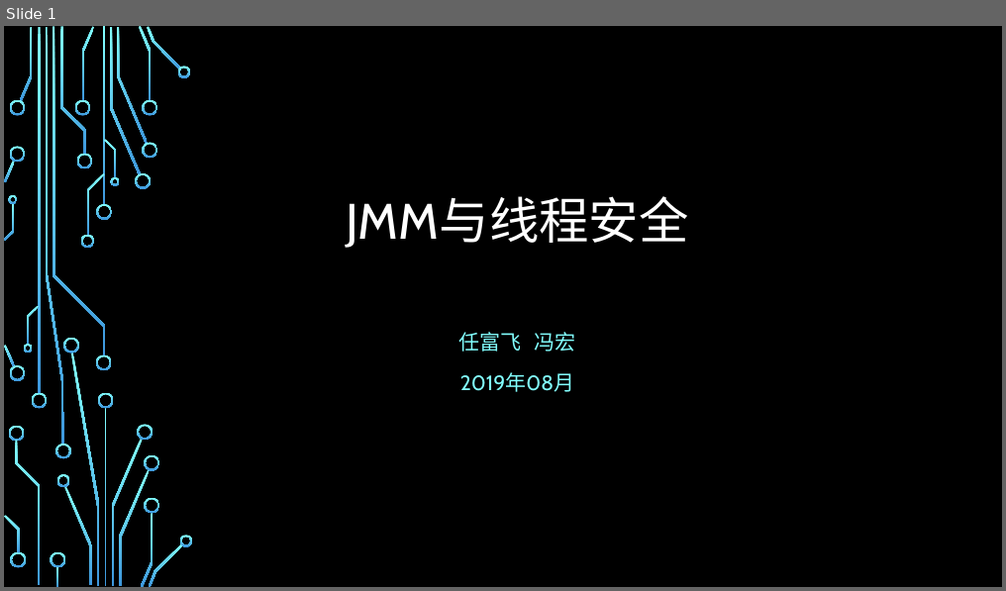
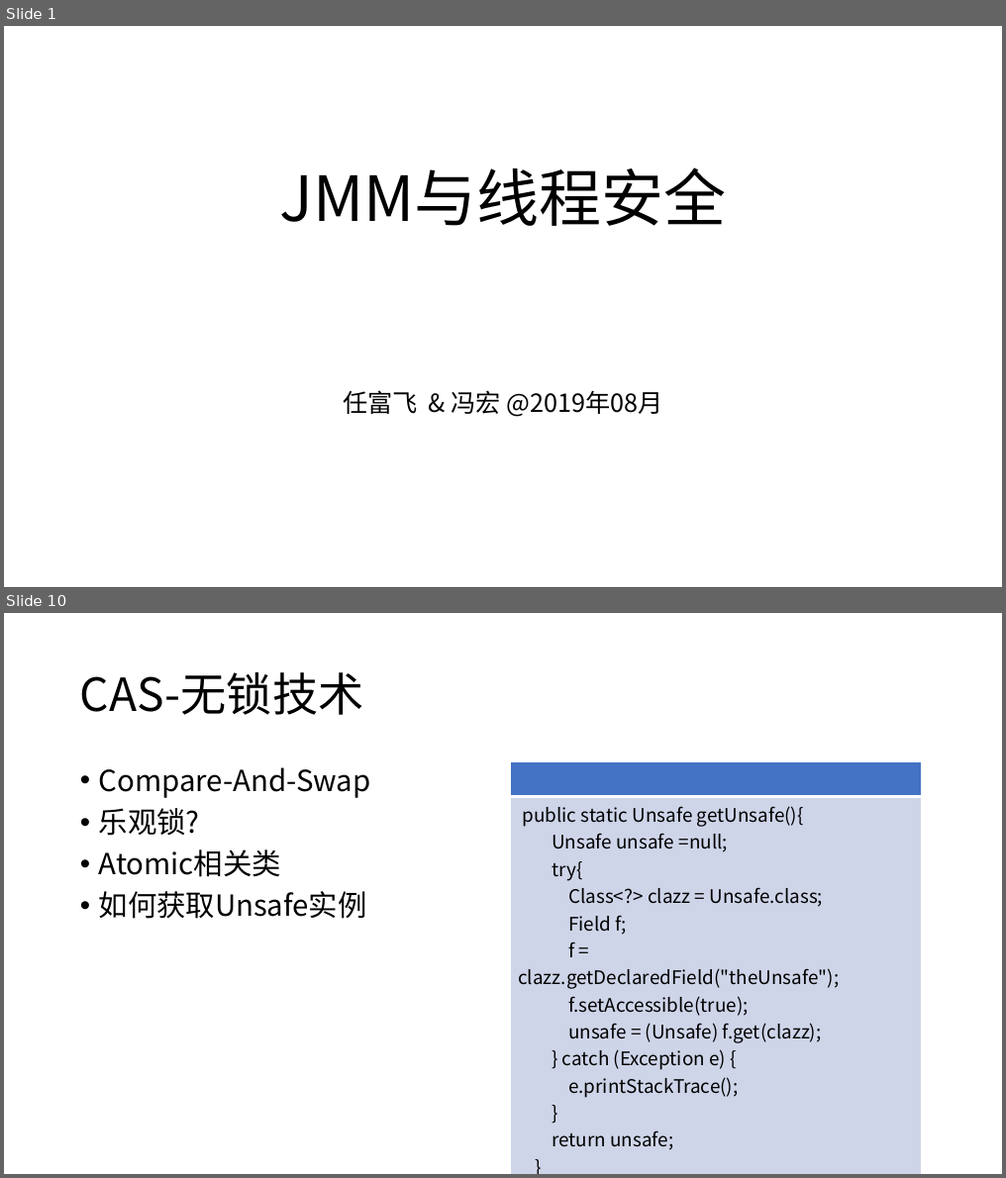
Before and after one commit to cncounter/translation, a slide deck: tiemao_2019/25_jvm_toc/03.JMM与线程安全.pptx. Shown one above the other, each under a label of ours: slide 1 before the commit, slides 1 and 10 after it; the slides between them are not shown. The pictures are 1006x591 and 1006x1178 pixels, drawn with LibreOffice and Linux fonts; fonts in the diff are those of the drawing; background and template pictures are left out. Boxes give left, top, right and bottom in pixels: in the first picture for what was removed or moved away, otherwise in the second. Text is boxed around its words. In the diff, an @@ line names an element or a change of style, - is before the commit and + after.

Commit message:
03.JMM与线程安全

```diff
--- a/tiemao_2019/25_jvm_toc/03.JMM与线程安全.pptx
+++ b/tiemao_2019/25_jvm_toc/03.JMM与线程安全.pptx
@@ slide 10 added at (4, 613, 1002, 1174), background #FFFFFF @@
@@ title added at (80, 672, 364, 715), 44 pt, text #000000 @@
+CAS-无锁技术
@@ text added at (99, 767, 371, 919), 28 pt, text #000000 @@
+• Compare-And-Swap
+• 乐观锁?
+• Atomic相关类
+• 如何获取Unsafe实例
@@ table added at (511, 762, 921, 1155), 2 rows, 1 columns @@
+
+public static Unsafe getUnsafe(){ / Unsafe unsafe =null; / try{ / Class<?> clazz = Unsafe.class; / Field f; / f = clazz.getDeclaredField("theUnsafe"); / f.setAccessible(true); / unsafe = (Unsafe) f.get(clazz); / } catch (Exception e) { / e.printStackTrace(); / } / return unsafe; / }
@@ slide 1 changed as well @@
@@ background picture (left out) to #FFFFFF @@
@@ title "JMM与线程安全": place and size @@
-title "JMM与线程安全" at (346, 196, 688, 248)
+title "JMM与线程安全" at (279, 168, 726, 226)
@@ title "JMM与线程安全" at (279, 168, 726, 226): size 48 to 60 pt, font Cabin to Noto Sans CJK SC, text colour #FFFFFF to #000000 @@
@@ subtitle at (343, 390, 663, 417): text changed; size 20 to 24 pt; font Cabin to Noto Sans CJK SC; text colour #82FFFF to #000000 @@
-任富飞 冯宏
-2019年08月
+任富飞 & 冯宏 @2019年08月
@@ group removed at (4, 26, 193, 587): 50 freeform shapes, 4 rectangles @@
```
Also in this commit, not shown: 3 other slides changed, 12 other slides added, 7 slides removed, 1 other file.
